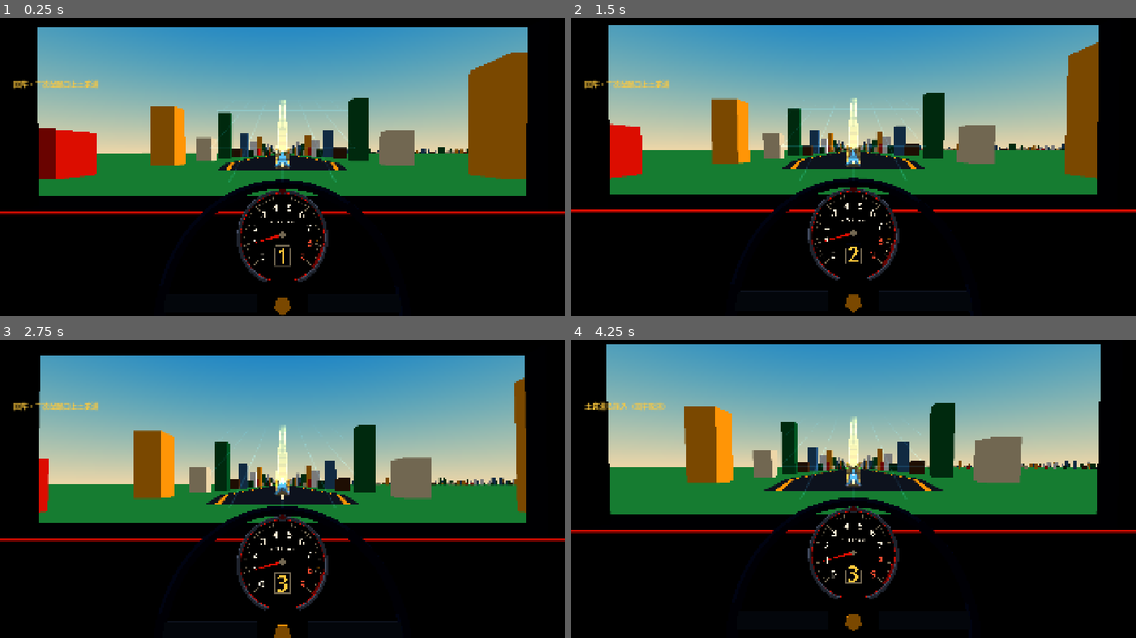
Above: before the commit, frames 1-4 (two rows, left to right).
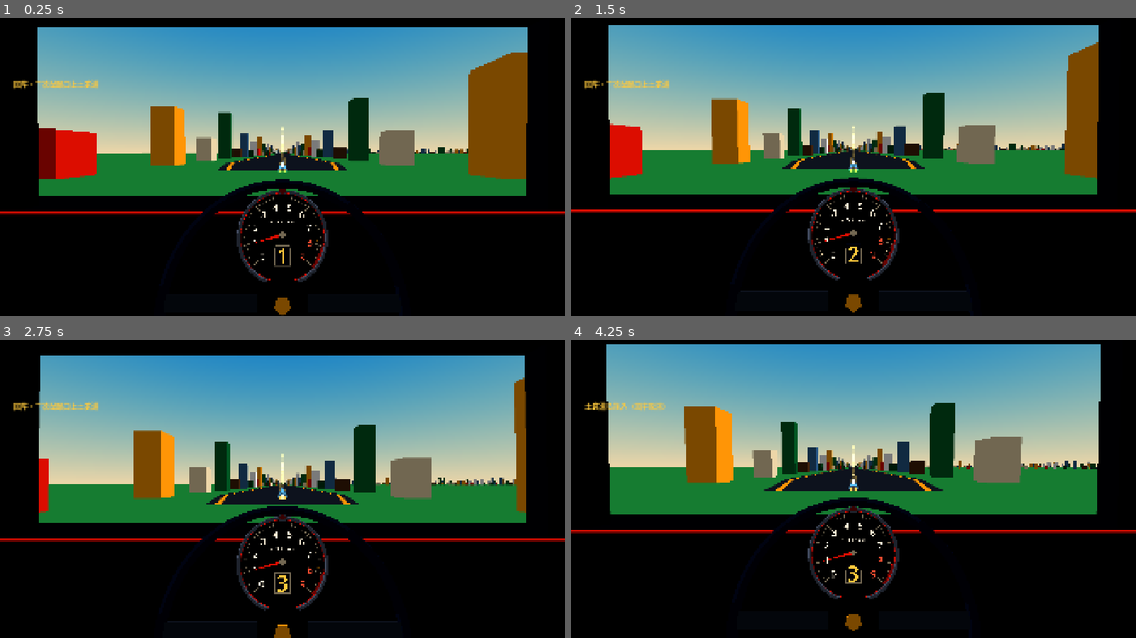
Above: after the commit, the same moments.

Repository: Instein98/StarSpeed
Game: Godot game, scene res://scenes/main.tscn
Same seed, same stepped clock (60 frames per second), same inputs: the game is played once before the commit and once after it.
Inputs:
- Up to frame 1 (0.25 s): no input
- Up to frame 2 (1.5 s): tap Enter (confirm) at 0.5, 1.35 s; hold Up (shift_up) 0.53-1.28 s; hold Space (throttle) 0.53-1.28 s; hold S (brake) from 1.28 s (still down)
- Up to frame 3 (2.75 s): tap Space (throttle) at 1.55 s; release S (brake) at 2.03 s; hold Up (shift_up) from 2.03 s (still down); hold Space (throttle) from 2.03 s (still down)
- Up to frame 4 (4.25 s): release Space (throttle) at 2.78 s; tap Space (throttle) at 2.85, 3.8 s; release Up (shift_up) at 3.53 s; hold S (brake) from 3.53 s (still down); hold Enter (confirm) from 3.53 s (still down)

The runs differ from the first frame. In frame 1, 0.5% of the frame differs, in the area x 37-63%, y 27-56%; in frame 2, 0.7%, in the area x 12-88%, y 17-80%; in frame 3, 0.6%; in frame 4, 0.6%.

Commit message:
Drop 9th gear; redesign sections around one short top-speed moment each; section gates and timer
- Top speed is now 8th gear at 8500 rpm (680 km/h); no 9th gear.
  Speed-effect tables peak at 680.
- Main track back to the original layout with three retuned segments
  (F18 2530 m, I18 1650 m, C19 2490 m, I19 radius 1600 m) so that a
  skilled braking driver reaches top speed exactly once per section for
  about 2.5 s (forest and city on a straight, ice into a fast sweeper),
  with at most three 7th-gear high-rev spots per section.
  tools/track_design.gd measures this.
- Checkered start/finish bands on the road at each section boundary;
  the previous section's time is shown top-right when a band is crossed.
- Minimap reverted to the earlier flat-ribbon version.
- Removed the engine-blow thud before the explosion.

Co-Authored-By: Claude Fable 5.2 <noreply@anthropic.com>

Diff:
--- a/data/track_main.tres
+++ b/data/track_main.tres
@@ -8,11 +8,11 @@
 start = Vector2(0, 700)
 heading_deg = 0.0
 closed = false
-seg_label = PackedStringArray("F1", "F2", "F3", "F4", "F5",  …(165 unchanged characters)… 9", "I10", "I11", "I12", "I13", "I14", "C1", "C2", "C3", "C4", "C5", "C6", "C7", …(117 unchanged characters)…
-seg_type = PackedInt32Array(0, 1, 0, 2, 0, 1, 0, 2, 0, 1, 2, 1, 2, 0, 2, 0, 1, 0, 1, 0, 1, 0, 0, 2, 1, 2, 1, 0, 1, 2, 1, 2, 0, 2, 1, 0, 0, 2, 0, 1, 0, 1, 0, 2, 0, 2, 1, 2, 0, 2, 0, 1, 0, 1, 0, 1, 0, 2, 0, 0)
-seg_radius = PackedFloat32Array(0, 400, 0, 250, 0, 120, 0, 80, 0, 150, 150, 150, 150, 0, 30, 0, 60, 0, 900, 0, 500, 0, 0, 2500, 2500, 2000, 2000, 0, 1800, 1800, 1500, 1500, 0, 3000, 3000, 0, 0, 150, 0, 70, 0, 45, 0, 45, 0, 90, 90, 90, 0, 28, 0, 130, 0, 130, 0, 800, 0, 350, 0, 0)
-seg_angle_deg = PackedFloat32Array(0, 40, 0, 60, 0, 70, 0, 50, 0, 45, 45, 45, 45, 0, 180, 0, 90, 0, 30, 0, 40, 0, 0, 20, 20, 25, 25, 0, 30, 30, 35, 35, 0, 20, 20, 0, 0, 90, 0, 90, 0, 90, 0, 90, 0, 50, 100, 50, 0, 180, 0, 90, 0, 90, 0, 30, 0, 40, 0, 0)
-seg_length = PackedFloat32Array(300, 0, 100, 0, 120, 0, 120, 0, 150, 0, 0, 0, 0, 200, 0, 150, 0, 2500, 0, 200, 0, 800, 1200, 0, 0, 0, 0, 1500, 0, 0, 0, 0, 2500, 0, 0, 1000, 900, 0, 150, 0, 150, 0, 150, 0, 220, 0, 0, 0, 220, 0, 120, 0, 120, 0, 2500, 0, 200, 0, 250, 600)
-seg_grade_pct = PackedFloat32Array(0, 0, 0, 0, 6, 6, 0, 0, -5.9, -5.9, 0, 0, 0, 0, 0, 0, 0, 0, 0, 0, 0, 0, 0, 0, 0, 0, 0, 0, 0, 0, 0, 0, 0, 0, 0, 0, 0, 0, 0, 0, 0, 0, 0, 0, 6, 0, 0, 0, -6, 0, 0, 0, 0, 0, 0, 0, 0, 0, 0, 0)
+seg_label = PackedStringArray("F1", "F2", "F3", "F4", "F5",  …(165 unchanged characters)… 9", "I10", "I11", "I12", "I13", "I14", "I15", "I16", "I17", "I18", "I19", "I20", "I21", "C1", "C2", "C3", "C4", "C5", "C6", "C7", …(117 unchanged characters)…
+seg_type = PackedInt32Array(0, 1, 0, 2, 0, 1, 0, 2, 0, 1, 2, 1, 2, 0, 2, 0, 1, 0, 1, 0, 1, 0, 0, 2, 0, 1, 0, 1, 0, 2, 0, 1, 0, 2, 0, 2, 1, 2, 1, 0, 2, 1, 0, 0, 2, 0, 1, 0, 1, 0, 2, 0, 2, 1, 2, 0, 2, 0, 1, 0, 1, 0, 1, 0, 2, 0, 0)
+seg_radius = PackedFloat32Array(0, 400, 0, 250, 0, 120, 0, 80, 0, 150, 150, 150, 150, 0, 30, 0, 60, 0, 900, 0, 500, 0, 0, 600, 0, 300, 0, 100, 0, 60, 0, 35, 0, 200, 0, 120, 350, 350, 350, 0, 1600, 450, 0, 0, 150, 0, 70, 0, 45, 0, 45, 0, 90, 90, 90, 0, 28, 0, 130, 0, 130, 0, 800, 0, 350, 0, 0)
+seg_angle_deg = PackedFloat32Array(0, 40, 0, 60, 0, 70, 0, 50, 0, 45, 45, 45, 45, 0, 180, 0, 90, 0, 30, 0, 40, 0, 0, 50, 0, 60, 0, 70, 0, 80, 0, 180, 0, 90, 0, 90, 35, 35, 35, 0, 25, 45, 0, 0, 90, 0, 90, 0, 90, 0, 90, 0, 50, 100, 50, 0, 180, 0, 90, 0, 90, 0, 30, 0, 40, 0, 0)
+seg_length = PackedFloat32Array(300, 0, 100, 0, 120, 0, 120, 0, 150, 0, 0, 0, 0, 200, 0, 150, 0, 2530, 0, 200, 0, 500, 300, 0, 150, 0, 150, 0, 120, 0, 200, 0, 200, 0, 100, 0, 0, 0, 0, 1650, 0, 0, 500, 900, 0, 150, 0, 150, 0, 150, 0, 220, 0, 0, 0, 220, 0, 120, 0, 120, 0, 2490, 0, 200, 0, 250, 600)
+seg_grade_pct = PackedFloat32Array(0, 0, 0, 0, 6, 6, 0, 0, -5.9, -5.9, 0, 0, 0, 0, 0, 0, 0, 0, 0, 0, 0, 0, 0, 0, 0, 0, 6, 0, 0, 0, -4.5, 0, 0, 0, 0, 0, 0, 0, 0, 0, 0, 0, 0, 0, 0, 0, 0, 0, 0, 0, 0, 6, 0, 0, 0, -6, 0, 0, 0, 0, 0, 0, 0, 0, 0, 0, 0)
 section_names = PackedStringArray("森林", "冰原", "城市")
-section_seg_counts = PackedInt32Array(22, 14, 23)
+section_seg_counts = PackedInt32Array(22, 21, 23)
--- a/data/tuning.tres
+++ b/data/tuning.tres
@@ -4,16 +4,16 @@
 
 [resource]
 script = ExtResource("1")
-t01_gear_count = 9
-t02_cut_speed_kmh = PackedFloat32Array(60, 110, 170, 240, 330, 440, 570, 720, 1100)
-top_speed_kmh = 800.0
+t01_gear_count = 8
+t02_cut_speed_kmh = PackedFloat32Array(60, 110, 170, 240, 330, 440, 570, 720)
+top_speed_kmh = 680.0
 top_speed_taper_kmh = 40.0
 t03_idle_rpm = 1000.0
 t04_redline_rpm = 8000.0
 t05_cut_rpm = 9000.0
 t06_best_shift_rpm = 7800.0
 t07_torque_curve = PackedVector2Array(1000, 0.45, 3000, 0.45, 7000, 1, 7800, 1, 8000, 0.92, 9000, 0.6)
-t08_peak_accel = PackedFloat32Array(16, 14.8, 13.7, 12.5, 11.4, 10.5, 9.7, 9.1, 8.5)
+t08_peak_accel = PackedFloat32Array(16, 14.8, 13.7, 12.5, 11.4, 10.5, 9.7, 9.1)
 t09_upshift_time = 0.15
 t10_downshift_time = 0.1
 t11_overrev_limit = 2.0
@@ -38,7 +38,7 @@
 slide_return_time = 0.8
 slide_return_max_angle_deg = 8.0
 recover_back_m = 150.0
-t30_world_fov_curve = PackedVector2Array(0, 70.0, 120, 72.1, 240, 78.5, 360, 89.2, 440, 98.7, 500, 107.1, 570, 118.2, 640, 130.8, 720, 146.9, 800, 165.0)
+t30_world_fov_curve = PackedVector2Array(0, 70.0, 120, 73.0, 240, 81.8, 360, 96.6, 440, 109.8, 500, 121.4, 570, 136.8, 630, 151.5, 680, 165.0)
 t31_fov_smooth_time = 0.25
 t32_fov_pulse_deg = 0.0
 t32_fov_pulse_time = 0.3
@@ -71,7 +71,7 @@
 t48_fx_mode = "M"
 fx_motion_exposure = 0.18
 fx_motion_max_span = 0.85
-fx_motion_full_kmh = 800.0
+fx_motion_full_kmh = 680.0
 fx_motion_power = 1.5
 t50_ignition_hold = 1.5
 t51_explosion_time = 1.5
@@ -91,9 +91,9 @@
 t57_tire_drive_factor = 1.0
 t58_throttle_downshift_loss = 0.015
 t59_downshift_lamp_rpm = 8500.0
-fx_speed_kmh = PackedFloat32Array(0, 60, 110, 170, 240, 285, 360, 420, 570, 800)
+fx_speed_kmh = PackedFloat32Array(0, 60, 110, 170, 240, 285, 360, 420, 570, 680)
 fx_streak = PackedFloat32Array(0, 0, 0.03, 0.08, 0.14, 0.18, 0.32, 0.45, 0.65, 0.65)
 fx_clear_radius = PackedFloat32Array(1, 1, 0.8, 0.65, 0.55, 0.5, 0.35, 0.25, 0.18, 0.18)
 fx_line = PackedFloat32Array(0, 0, 0.1, 0.25, 0.4, 0.48, 0.8, 1, 1, 1)
-fx_shake_mm = PackedFloat32Array(0.0, 0.05, 0.21, 0.62, 1.48, 2.27, 4.08, 5.99, 12.86, 30.0)
+fx_shake_mm = PackedFloat32Array(0.0, 0.07, 0.32, 0.94, 2.22, 3.41, 6.12, 8.99, 19.3, 30.0)
 fx_wind = PackedFloat32Array(0.05, 0.12, 0.22, 0.35, 0.5, 0.58, 0.75, 0.85, 1, 1)
--- a/scripts/main.gd
+++ b/scripts/main.gd
@@ -15,7 +15,7 @@
 const WHITE_FRAMES := 2
 const EXIT_LOCK_DISTANCE := 100.0 ## R-41：距岔路口不足 100 m 时驶出开关锁定
 const WORLD_AUDIO_DIR := "res://assets/audio/world/"
-const MINIMAP_VIEW_WIDTH := 0.42  ## 小地图在锚点处的视宽度（规格 9.5 是 0.26 m；开发者要更明显的 3D 俯视，放大了）
+const MINIMAP_VIEW_WIDTH := 0.26  ## 9.5：小地图在锚点处的视宽度相当于 0.26 m
 ## 9.5 给的矩形 (530, 285) – (750, 400) 里，锚点 (0.60, 0, −0.01) 的投影落在自上而下约 73% 处
 const MINIMAP_ANCHOR_V := 0.727
 
@@ -70,6 +70,11 @@
 var _fail_pre_time := FAIL_PRE_TIME
 var _sfx: Dictionary = {}
 var _cube_colors: Array[Color] = []
+# 区段计时：过了区段起点线开始计，过终点线时把用时显示在右上角，直到下一个区段跑完
+var _timing_section := -1
+var _section_time := 0.0
+var _prev_main_s := -1.0
+var _time_label: Label
 
 
 func _ready() -> void:
@@ -96,12 +101,25 @@
 	overlay.set("car", car)
 	overlay.set("track", track)
 	overlay.visible = false
-	for sfx_name: String in ["crash", "explosion", "engine_blow"]:
+	for sfx_name: String in ["crash", "explosion"]:   # 爆缸前的那一声"噔"按开发者要求去掉了，直接炸
 		var player := AudioStreamPlayer.new()
 		player.stream = EngineAudio.load_stream(WORLD_AUDIO_DIR + sfx_name + ".wav", false)
 		player.bus = &"SFX"
 		$Audio.add_child(player)
 		_sfx[sfx_name] = player
+	_time_label = exit_hint.duplicate() as Label
+	_time_label.name = "SectionTime"
+	_time_label.text = ""
+	_time_label.visible = true
+	_time_label.horizontal_alignment = HORIZONTAL_ALIGNMENT_RIGHT
+	_time_label.add_theme_font_size_override("font_size", 20)
+	_time_label.add_theme_color_override("font_color", Color("f7ecd4"))
+	_time_label.set_anchors_preset(Control.PRESET_TOP_RIGHT)
+	_time_label.offset_left = -420.0
+	_time_label.offset_right = -24.0
+	_time_label.offset_top = 20.0
+	_time_label.offset_bottom = 48.0
+	exit_hint.get_parent().add_child(_time_label)
 	car.place(Track.PATH_ACCESS, 0.0, 0.0, 1, true)
 
 
@@ -126,6 +144,7 @@
 	if car.path_id == Track.PATH_MAIN and car.s >= track.length(Track.PATH_MAIN) - 0.01:
 		car.set_exit_armed(false)
 		car.place(Track.PATH_ACCESS, 0.0, 0.0, 1, true)
+	_update_section_timer(delta)
 	# 爆缸演出的前 0.4 秒：车还在赛道上，车速按 2 g 下降
 	if _fail_phase == FailPhase.PRE and _fail_kind != CarSim.Fail.OFF_TRACK:
 		car.v = maxf(0.0, car.v - FAIL_BLOW_DECEL_G * CarSim.G * delta)
@@ -145,6 +164,32 @@
 		fullscreen_fade.color = Color(1.0, 1.0, 1.0, _flash)
 	vignette.material.set("shader_parameter/amount", car.slide_frac)
 	_update_exit_hint()
+
+
+# ───────────────────────── 区段计时 ─────────────────────────
+
+func _update_section_timer(delta: float) -> void:
+	if car.path_id != Track.PATH_MAIN:
+		_timing_section = -1
+		_prev_main_s = -1.0
+		return
+	if _timing_section >= 0:
+		_section_time += delta           # 失败演出和复位的时间也算在内
+	var s := car.s
+	if _prev_main_s >= 0.0 and s > _prev_main_s:
+		for i in track.gate_s.size():
+			var gate: float = track.gate_s[i]
+			if _prev_main_s < gate and s >= gate:
+				if _timing_section == i - 1 and i >= 1:
+					_time_label.text = "%s  %s" % [track.section_names[i - 1], _format_time(_section_time)]
+				_timing_section = i if i < track.gate_s.size() - 1 else -1
+				_section_time = 0.0
+	_prev_main_s = s
+
+
+static func _format_time(seconds: float) -> String:
+	var whole := int(seconds)
+	return "%d:%02d.%02d" % [whole / 60, whole % 60, int((seconds - whole) * 100.0)]
 
 
 # ───────────────────────── 驶出开关（R-41，临时：标志牌和提示音在阶段 5） ─────────────────────────
@@ -196,7 +241,6 @@
 			# 失败 2：断油声已经响了一阵，直接爆响，0.4 秒后大爆炸
 			_fail_pre_time = FAIL_PRE_TIME
 			_red_frames = 1
-			_play_sfx("engine_blow")
 
 
 func _update_fail_sequence(delta: float) -> void:
@@ -213,7 +257,6 @@
 			_play_sfx("crash")
 		elif _fail_kind == CarSim.Fail.DOWNSHIFT:
 			_red_frames = 1
-			_play_sfx("engine_blow")
 		_play_sfx("explosion")
 		_set_drive_audio_muted(true)   # 10.5：爆炸播放时引擎、轮胎静音
 	elif _fail_phase == FailPhase.BOOM:
@@ -313,8 +356,11 @@
 	var next := 0
 	if car.path_id == Track.PATH_MAIN:
 		next = (track.section_index_at(car.s) + 1) % track.section_names.size()
-	car.place(Track.PATH_MAIN, track.section_start[next],
+	# 放在区段起点线前 1 m，这样过线时计时正常开始
+	car.place(Track.PATH_MAIN, maxf(track.gate_s[next] - 1.0, 0.0),
 			t.t54_entry_speed_kmh[next] * CarSim.KMH, t.t54_entry_gear[next])
+	_timing_section = -1
+	_prev_main_s = -1.0
 
 
 ## 第 12 节阶段 2：路两侧的彩色测试方块（阶段 9 删除）。
--- a/scripts/minimap.gd
+++ b/scripts/minimap.gd
@@ -2,36 +2,26 @@
 extends SubViewport
 ## 第 5.6 节全息小地图：每帧按前方赛道重建路带网格、摆放摄像机和箭头、设置全息着色器参数。
 ## 路带的形状、弯、坡、区段线、岔路口全部取自 track.gd 的同一张采样表。
-## 场景里的长度都除以预看距离 D，所以摄像机固定不动。
-## 开发者 2026-11-15：要看得出是斜着 45° 往下看的 3D 俯视，而不是从正上方看的平面图。
-## 所以摄像机改成俯视 45°；路带加宽、加了厚度；地面上有一张随车前进而流动的网格，透视感主要靠它。
-
-const MAP_SIZE := Vector2i(330, 172)
-const CAM_BACK := 0.22
-const CAM_UP := 0.42
-const CAM_PITCH_DEG := 45.0
+## 场景里的长度都除以预看距离 D，所以摄像机固定不动：自车后方 0.15、上方 0.30，俯视 35°，垂直视野 50°。
+
+const MAP_SIZE := Vector2i(220, 115)
+const CAM_BACK := 0.15
+const CAM_UP := 0.30
+const CAM_PITCH_DEG := 35.0
 const CAM_FOV := 50.0
-const ROAD_WIDTH := 0.07            ## 路带宽 0.07 D
-const ROAD_THICK := 0.012           ## 路带的厚度（两侧向下的裙边）
-const GRID_STEP_M := 100.0          ## 地面网格每格 100 m
-const GRID_MIN_STEP := 0.06         ## 网格在小地图里最密到 0.06 D，再密就隔一格画一格
-const GRID_HALF_WIDTH := 0.9
-const GRID_FAR := 1.25
-const GRID_NEAR := 0.1
-const GRID_LINE := 0.004
-const GRID_BRIGHT := 0.22
-const EDGE_WIDTH := 0.007          ## 边线宽（急弯加粗一倍）
+const ROAD_WIDTH := 0.03            ## 路带宽 0.03 D
+const EDGE_WIDTH := 0.0035          ## 边线宽（急弯加粗一倍）
 const LINE_WIDTH := 0.006           ## 区段线沿路方向的宽度
 const FILL_OPACITY := 0.25          ## 金黄填充 25% 不透明度（加色叠加时等于 25% 亮度）
 const FADE_TAIL := 0.15             ## 最远的 15% 渐隐
 const HEIGHT_SCALE := 3.0           ## 坡道按真实高度的 3 倍画
 const LOOK_SMOOTH := 0.5
 const TRUE_ROAD_WIDTH := 12.0
-const ARROW_LENGTH := 0.10
-const ARROW_WIDTH := 0.07
-const ARROW_THICK := 0.02
+const ARROW_LENGTH := 0.07
+const ARROW_WIDTH := 0.05
+const ARROW_THICK := 0.012
 ## 按 5.6 的摄像机参数，自车所在的原点刚好落在画面下缘之外，所以箭头整体往前挪了这么多
-const ARROW_FORWARD := 0.0
+const ARROW_FORWARD := 0.035
 const STRUGGLE_BLINK_HZ := 10.0
 
 const COL_GOLD := Color("ffc93c")
@@ -96,7 +86,6 @@
 	var route := track.route_ahead(here[0], here[1], d, car.exit_armed, car.from_access)
 	var verts := PackedVector3Array()
 	var colors := PackedColorArray()
-	_add_grid(verts, colors, d)
 	var main_pts := _localize(route["main"], to_local, d)
 	_add_ribbon(verts, colors, main_pts, route["sharp"], float(route["step"]) / d, true)
 	var branch: PackedVector3Array = route["branch"]
@@ -157,12 +146,6 @@
 		var b := pts[i + 1]
 		_quad(verts, colors, a - sa * half, a + sa * half, b - sb * half, b + sb * half,
 				COL_GOLD * FILL_OPACITY * fa, COL_GOLD * FILL_OPACITY * fb)
-		# 厚度：两侧各一条向下的裙边，颜色暗一级
-		var drop := Vector3(0.0, -ROAD_THICK, 0.0)
-		for skirt: float in [-1.0, 1.0]:
-			_quad(verts, colors, a + sa * skirt * half + drop, a + sa * skirt * half,
-					b + sb * skirt * half + drop, b + sb * skirt * half,
-					COL_GOLD * 0.45 * fa, COL_GOLD * 0.45 * fb)
 		var is_sharp := i < sharp.size() and sharp[i] == 1
 		var w := EDGE_WIDTH * (2.0 if is_sharp else 1.0)
 		for side: float in [-1.0, 1.0]:
@@ -170,30 +153,6 @@
 					a + sa * side * (half - w) + lift, a + sa * side * half + lift,
 					b + sb * side * (half - w) + lift, b + sb * side * half + lift,
 					COL_GOLD * fa, COL_GOLD * fb)
-
-
-## 地面网格：画在路面下方，随车前进向后流动（每格 GRID_STEP_M 米），越远越暗。
-func _add_grid(verts: PackedVector3Array, colors: PackedColorArray, d: float) -> void:
-	var step := GRID_STEP_M / d
-	while step < GRID_MIN_STEP:
-		step *= 2.0
-	var scroll := fposmod(car.s, step * d) / d
-	var y := -ROAD_THICK - 0.002
-	var half := GRID_LINE * 0.5
-	# 横线（垂直于前进方向）：车往前走，线往后（+Z）流
-	var z := GRID_NEAR - step + scroll
-	while z > -GRID_FAR:
-		var c := COL_SKY * GRID_BRIGHT * clampf(1.0 + z / GRID_FAR, 0.0, 1.0)
-		_quad(verts, colors, Vector3(-GRID_HALF_WIDTH, y, z + half), Vector3(GRID_HALF_WIDTH, y, z + half),
-				Vector3(-GRID_HALF_WIDTH, y, z - half), Vector3(GRID_HALF_WIDTH, y, z - half), c, c)
-		z -= step
-	# 纵线（沿前进方向）：近处亮，远处暗
-	var x := -floorf(GRID_HALF_WIDTH / step) * step
-	while x <= GRID_HALF_WIDTH + 0.0001:
-		_quad(verts, colors, Vector3(x - half, y, GRID_NEAR), Vector3(x + half, y, GRID_NEAR),
-				Vector3(x - half, y, -GRID_FAR), Vector3(x + half, y, -GRID_FAR),
-				COL_SKY * GRID_BRIGHT, COL_SKY * 0.0)
-		x += step
 
 
 func _fade(dist: float, fade_tail: bool, total: float) -> float:
--- a/scripts/track.gd
+++ b/scripts/track.gd
@@ -19,6 +19,12 @@
 const CENTER_LINE_HALF := 0.125
 const DASH_LENGTH := 6
 const DASH_PERIOD := 18        ## 6 m 实线 + 12 m 间隔
+## 区段的起终点线（地面上的黑白棋盘格带）。森林的起点线不放在岔路口，往后挪到主赛道 150 m 处，
+## 这样它只在主赛道上、离车库也远一些；其余三条在区段交界处。
+const START_LINE_S := 150.0
+const CHECKER_ROWS := 6
+const CHECKER_SQUARE := 1.0
+const COL_CHECKER_DARK := Color("1b2233")
 const LINE_LIFT := 0.005       ## 车道线抬高一点，避免与重叠的路面共面闪烁
 const JUNCTION_CLEAR := 9.0    ## 距主直道中心线 9 m 之内，另一条路不画车道线
 const MAIN_STRAIGHT_Y_MAX := 1000.0  ## 主直道 P1 + L1 + F1：x = 0，y 从 0 到 1000
@@ -32,7 +38,7 @@
 const GROUND_OVERLAP := 150.0
 const SECTION_GROUND_Y: Array[float] = [-0.05, -0.10, -0.15]
 const LAKE_Y := -0.03
-const LAKE_SEG_LABEL := "I11"   ## 冰原最长的直道在冰湖上
+const LAKE_SEG_LABEL := "I18"
 
 const COL_ROAD := Color("4a5262")
 const COL_ROAD_DARK := Color("363d4b")
@@ -68,6 +74,7 @@
 
 var _pt: Array[PathTable] = []
 var fork_s := 0.0
+var gate_s := PackedFloat64Array()          ## 区段起终点线的里程：森林起点、森林/冰原、冰原/城市、城市终点
 var section_start := PackedFloat64Array()   ## 主赛道区段线里程，共 区段数 + 1 项
 var section_names := PackedStringArray()
 
@@ -88,6 +95,7 @@
 	for c in main_data.section_seg_counts:
 		seg += c
 		section_start.append(_pt[PATH_MAIN].seg_start[seg])
+	gate_s = PackedFloat64Array([START_LINE_S, section_start[1], section_start[2], section_start[3]])
 	if is_inside_tree() and road_mesh != null:
 		_build_meshes()
 
@@ -389,6 +397,8 @@
 	var rc := PackedColorArray()
 	for p in 3:
 		_build_road(p, rv, rc)
+	for line_s in gate_s:
+		_build_checker(line_s, rv, rc)
 	road_mesh.mesh = _make_mesh(rv, rc)
 
 	var gv := PackedVector3Array()
@@ -431,6 +441,23 @@
 	v.append(a); v.append(e); v.append(d)
 	for _i in 6:
 		c.append(col)
+
+
+## 横跨整个路面的黑白棋盘格带，CHECKER_ROWS 排，每格 CHECKER_SQUARE 米见方。
+func _build_checker(line_s: float, v: PackedVector3Array, c: PackedColorArray) -> void:
+	var up := Vector3(0.0, LINE_LIFT * 2.0, 0.0)
+	var cols := int(ROAD_HALF_WIDTH * 2.0 / CHECKER_SQUARE)
+	for row in CHECKER_ROWS:
+		var xa := transform_at(PATH_MAIN, line_s + row * CHECKER_SQUARE)
+		var xb := transform_at(PATH_MAIN, line_s + (row + 1) * CHECKER_SQUARE)
+		var ra := right_at(PATH_MAIN, line_s + row * CHECKER_SQUARE)
+		var rb := right_at(PATH_MAIN, line_s + (row + 1) * CHECKER_SQUARE)
+		for col in cols:
+			var l := -ROAD_HALF_WIDTH + col * CHECKER_SQUARE
+			var r := l + CHECKER_SQUARE
+			var color := COL_CENTER if (row + col) % 2 == 0 else COL_CHECKER_DARK
+			_quad(v, c, xa.origin + ra * l + up, xa.origin + ra * r + up,
+					xb.origin + rb * l + up, xb.origin + rb * r + up, color)
 
 
 func _road_half(path_id: int, s: float) -> float:
@@ -550,7 +577,7 @@
 			var prev_s: float = prev[1]
 			if p == PATH_MAIN:
 				var from_s := prev_s if prev_p == PATH_MAIN else -1.0
-				for line_s in section_start:
+				for line_s in gate_s:
 					if line_s > from_s and line_s <= ls:
 						lines.append(d - (ls - line_s))
 			# 岔路口：画出没走的那一支
--- a/scripts/tuning_data.gd
+++ b/scripts/tuning_data.gd
@@ -21,7 +21,7 @@
 @export var t13_coast_knee_rpm: float                    ## T-13/T-14 之间的拐点（规格初始 6000）
 @export var t14_coast_decel_max_g: float
 @export var t15_downshift_speed_loss: float
-## 极速（开发者 2026-11-14：加第 9 档，游戏里的最高车速是 9 档 6500 转左右）。
+## 极速（开发者 2026-11-15：没有第 9 档，游戏里的最高车速是 8 档 8500 转 = 680 km/h）。
 ## 离极速不到 top_speed_taper_kmh 时驱动加速度线性减到 0。
 @export var top_speed_kmh: float
 @export var top_speed_taper_kmh: float
--- a/tools/rule_checks.gd
+++ b/tools/rule_checks.gd
@@ -40,11 +40,12 @@
 	check("环道全长 1629", absf(track.length(1) - 1629.0) < 3.0, "%.1f" % track.length(1))
 	check("环道闭合回 (0,300)", lt.origin.distance_to(Vector3(0, 0, -300)) < 0.05, str(lt.origin))
 	check("岔路口里程 400", absf(track.fork_s - 400.0) < 0.01)
-	# 2026-11-14 加长直道、冰原改成连续高速弯之后的长度（规格原值是 5378 / 11885 / 17527 / 18127）
-	var exp := [0.0, 6877.5, 22380.1, 29320.8]
+	# 2026-11-15 按"8 档 8500 转 = 680 km/h、每个区段只有一处能到极速"重新定的长度
+	# （规格原值是 5378 / 11885 / 17527 / 18127）
+	var exp := [0.0, 6607.5, 13326.8, 20257.5]
 	for i in 4:
 		check("区段线 %d" % i, absf(track.section_start[i] - exp[i]) < 3.0, "%.1f" % track.section_start[i])
-	check("主赛道含尾段全长", absf(track.length(2) - 29920.8) < 3.0, "%.1f" % track.length(2))
+	check("主赛道含尾段全长", absf(track.length(2) - 20857.5) < 3.0, "%.1f" % track.length(2))
 	var min_h := 1e9
 	var max_h := -1e9
 	var s := 0.0
@@ -164,18 +165,18 @@
 	car.shift_denied.connect(func(): denied[0] += 1)
 	car.request_shift(false)
 	check("1 档降档被拒绝", denied[0] == 1 and car.gear == 1)
-	car.place(2, 100.0, 300.0 * KMH, 9)
+	car.place(2, 100.0, 300.0 * KMH, 8)
 	car.request_shift(true)
-	check("9 档升档被拒绝", denied[0] == 2 and car.gear == 9)
+	check("8 档升档被拒绝", denied[0] == 2 and car.gear == 8)
 	car.place(2, 100.0, 100.0 * KMH, 3)
 	car.request_shift(true)
 	car.request_shift(true)   # 换挡中再按：缓存 1 次
 	for n in 60:
 		car.step(DT)
 	check("R-07 缓存一次换挡", car.gear == 5, "档位 %d" % car.gear)
-	# 9 档到极速：不断油、不爆缸，车速停在 top_speed
-	fails.clear()
-	car.place(2, 3000.0, 700.0 * KMH, 9)
+	# 8 档到极速（8500 转）：不断油、不爆缸，车速停在 top_speed
+	fails.clear()
+	car.place(2, 3000.0, 640.0 * KMH, 8)
 	car.set_throttle(true)
 	var lim9 := false
 	for n in 1200:
@@ -183,7 +184,7 @@
 		lim9 = lim9 or car.limiter_active
 		if car.path_id != 2 or not fails.is_empty():
 			break
-	check("9 档极速：不断油、不爆缸", fails.is_empty() and not lim9 and car.v / KMH <= T.top_speed_kmh + 0.5 and car.v / KMH > T.top_speed_kmh - 15.0,
+	check("8 档极速：不断油、不爆缸", fails.is_empty() and not lim9 and car.v / KMH <= T.top_speed_kmh + 0.5 and car.v / KMH > T.top_speed_kmh - 15.0,
 			"%.0f km/h，%d 转" % [car.v / KMH, car.rpm])
 
 	print("== 环道绕圈（保守驾驶 3 圈）==")
@@ -265,7 +266,7 @@
 		var want: bool = car.v < cap[i]
 		car.set_throttle(want)
 		if not car.shifting:
-			if want and car.rpm >= T.t06_best_shift_rpm and car.gear < 9:
+			if want and car.rpm >= T.t06_best_shift_rpm and car.gear < 8:
 				car.request_shift(true)
 			elif not want and car.gear > 1 and car.rpm_for(car.v, car.gear - 1) <= 8600.0:
 				car.request_shift(false)
@@ -275,11 +276,11 @@
 		t += DT
 		vmax = maxf(vmax, car.v)
 		max_ratio = maxf(max_ratio, car.ratio)
-		if car.gear == 9 and car.limiter_active:
+		if car.gear == 8 and car.limiter_active:
 			limiter8 = true
 	var name: String = track.section_names[sec]
 	check("%s：跑完且无失败" % name, fails.is_empty() and car.s >= s1,
 			"用时 %.1f 秒，最高 %d km/h，最大 ratio %.3f%s" % [t, roundi(vmax / KMH), max_ratio,
 			"" if fails.is_empty() else "，失败 %s 于 %s" % [str(car.last_fail), track.segment_label_at(2, car.s)]])
-	check("%s：9 档没到断油（R-47）" % name, not limiter8)
+	check("%s：8 档没到断油（R-47）" % name, not limiter8)
 	check("%s：最高车速 ≥ 350 km/h（R-45）" % name, vmax / KMH >= 350.0)
--- /dev/null
+++ b/tools/track_design.gd
@@ -0,0 +1,96 @@
+extends SceneTree
+## 赛道设计用的模拟：一个会用刹车的熟练驾驶员从主赛道起点一路开到终点，
+## 统计每个区段的用时、最高车速、"极速"（接近 top_speed）出现了几次、每次多久，
+## 以及车速达到 7 档高转（7 档 8000 转对应的车速）以上的次数。
+## 用法：Godot --headless --path . --script tools/track_design.gd
+
+const DT := 1.0 / 120.0
+const KMH := 1.0 / 3.6
+const BRAKE_USE := 0.85          # 驾驶员用到刹车能力的多少
+const LIMIT_USE := 0.97          # 过弯用到极限车速的多少
+const TOP_BAND := 0.985          # 车速 ≥ 极速的 98.5% 算"在极速上"
+
+var car
+var track
+var T
+
+
+func _initialize() -> void:
+	await process_frame
+	T = root.get_node("Tuning").d
+	var scene: Node = load("res://scenes/main.tscn").instantiate()
+	root.add_child(scene)
+	await process_frame
+	track = scene.get_node("WorldViewport/Track")
+	car = scene.get_node("CarSim")
+	car.use_device_input = false
+	car.set_physics_process(false)
+	scene.set_physics_process(false)
+	var fails := []
+	for c in car.failed.get_connections():
+		car.failed.disconnect(c["callable"])
+	car.failed.connect(func(k): fails.append(k))
+
+	var total: float = track.length(2)
+	var n := int(total) + 2
+	var cap := PackedFloat32Array()
+	cap.resize(n)
+	for i in n:
+		var k: float = absf(track.curvature_at(2, float(i)))
+		cap[i] = 1e9 if k < 1e-4 else LIMIT_USE * sqrt(T.t20_grip_g * 9.8 / k)
+	var dec: float = T.brake_decel_g * 9.8 * BRAKE_USE
+	for i in range(n - 2, -1, -1):
+		cap[i] = minf(cap[i], sqrt(cap[i + 1] * cap[i + 1] + 2.0 * dec))
+
+	var top: float = T.top_speed_kmh * KMH
+	var v7: float = T.t02_cut_speed_kmh[6] * KMH * 8000.0 / T.t05_cut_rpm
+	car.place(2, 0.0, 120.0 * KMH, 3)
+	var sec := 0
+	var t := 0.0
+	var sec_t0 := 0.0
+	var vmax := 0.0
+	var top_runs: Array = []      # [时长, 段名]
+	var top_t := 0.0
+	var high_runs := 0
+	var in_high := false
+	var high_labels: Array = []
+	while car.s < total - 1.0 and t < 2000.0 and fails.is_empty():
+		var i := clampi(int(car.s) + 1, 0, n - 1)
+		var want: bool = car.v < cap[i]
+		car.brake = car.v > cap[i] * 1.002
+		car.set_throttle(want and not car.brake)
+		if not car.shifting:
+			if want and car.rpm >= T.t06_best_shift_rpm and car.gear < T.t01_gear_count:
+				car.request_shift(true)
+			elif car.gear > 1 and car.rpm_for(car.v, car.gear - 1) <= 7600.0 and (car.brake or car.rpm < 5200.0):
+				car.request_shift(false)
+		car.step(DT)
+		t += DT
+		vmax = maxf(vmax, car.v)
+		if car.v >= top * TOP_BAND:
+			top_t += DT
+		elif top_t > 0.0:
+			top_runs.append("%.1f 秒@%s" % [top_t, track.segment_label_at(2, car.s)])
+			top_t = 0.0
+		if car.v >= v7 and not in_high:
+			in_high = true
+			high_runs += 1
+			high_labels.append(track.segment_label_at(2, car.s))
+		elif car.v < v7 * 0.95:
+			in_high = false
+		if sec < 3 and car.s >= track.section_start[sec + 1]:
+			if top_t > 0.0:
+				top_runs.append("%.1f 秒@%s(跨区段)" % [top_t, track.segment_label_at(2, car.s)])
+				top_t = 0.0
+			print("%s: 长 %.0f m，用时 %.1f 秒，最高 %d km/h | 极速 %d 次 %s | ≥%d km/h（7 档高转）%d 次 %s" % [
+					track.section_names[sec], track.section_start[sec + 1] - track.section_start[sec], t - sec_t0,
+					roundi(vmax / KMH), top_runs.size(), str(top_runs), roundi(v7 / KMH), high_runs, str(high_labels)])
+			sec += 1
+			sec_t0 = t
+			vmax = 0.0
+			top_runs = []
+			high_runs = 1 if in_high else 0
+			high_labels = [track.segment_label_at(2, car.s)] if in_high else []
+	if not fails.is_empty():
+		print("失败：", car.last_fail, " 于 ", track.segment_label_at(2, car.s))
+	quit(0)
Not shown, changed: CLAUDE.md
